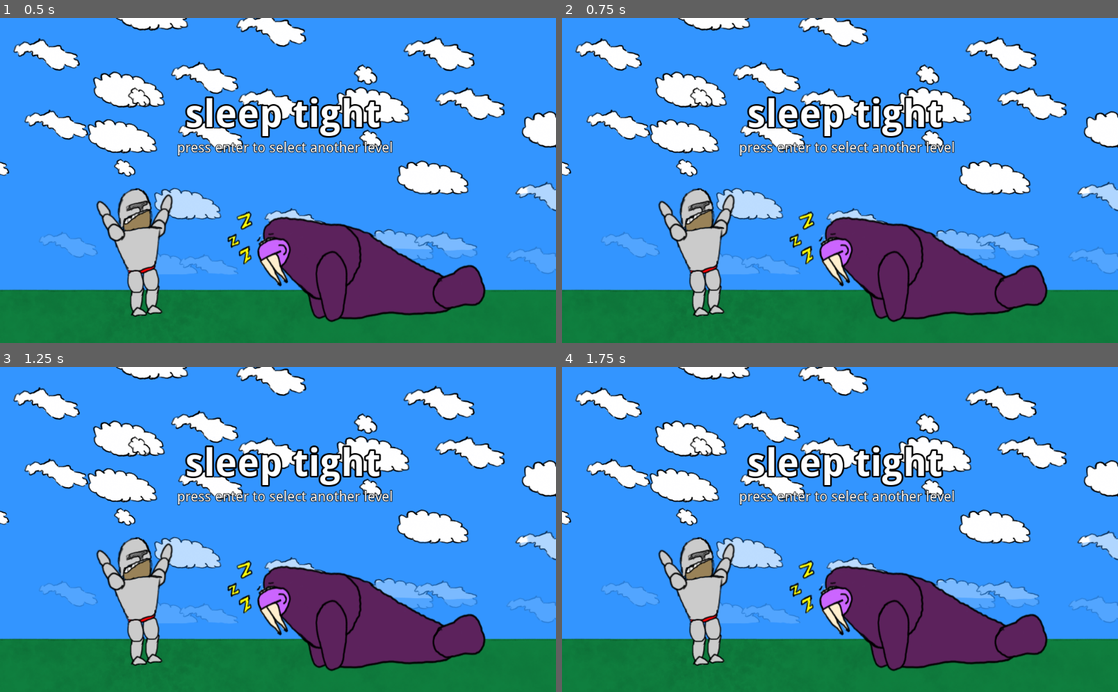
Above: before the commit, frames 1-4 (two rows, left to right).
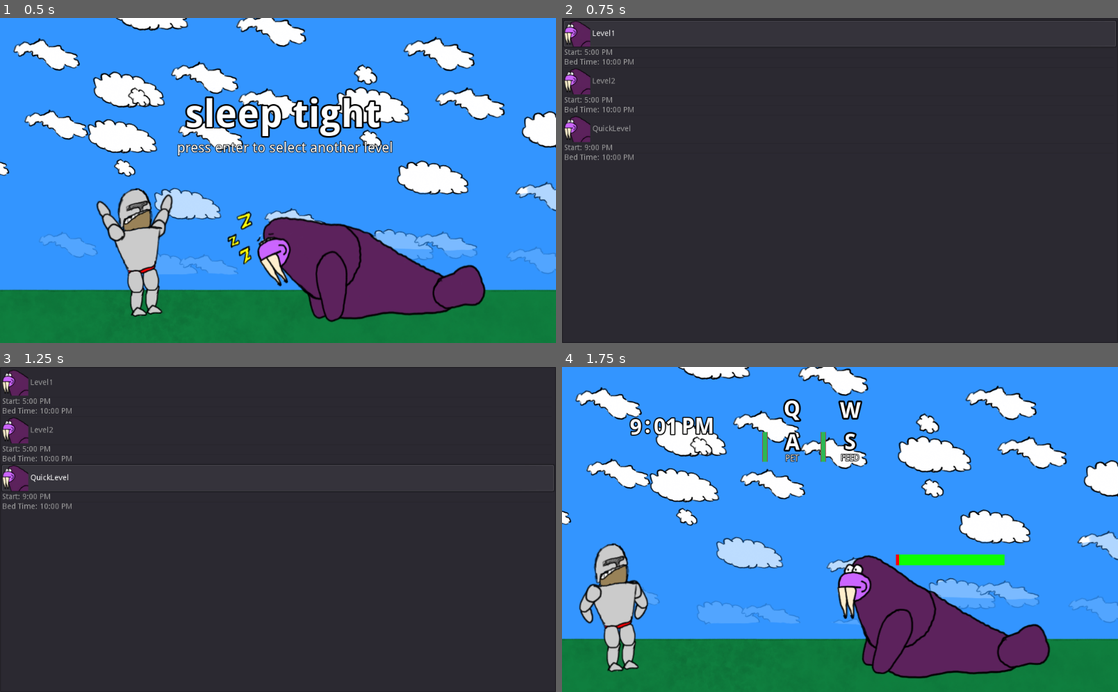
Above: after the commit, the same moments.

Repository: Wall-Dough/unstable
Game: Godot game, scene res://victory/Victory.tscn
Two runs of this game, one before a commit and one after it. Both use one fixed random seed, a clock stepped at 60 frames per second and the inputs below. This scene is started directly instead of the project's main scene.
Inputs:
- Up to frame 1 (0.5 s): no input
- Up to frame 2 (0.75 s): tap Enter (ui_accept) at 0.5 s; hold Right (move_right) from 0.53 s (still down); hold Enter (ui_accept) from 0.53 s (still down)
- Up to frame 3 (1.25 s): keep holding Right (move_right); keep holding Enter (ui_accept); tap Up (jump) at 0.77 s
- Up to frame 4 (1.75 s): release Right (move_right) at 1.28 s; release Enter (ui_accept) at 1.28 s; hold Down (ui_down) from 1.28 s (still down); tap S (give) at 1.35 s; tap Up (jump) at 1.52 s; tap Enter (ui_accept) at 1.55 s

Frame 1 is identical in both runs. In frame 2, 99% of the frame differs, in the area x 0-100%, y 0-100%; in frame 3, 99%; in frame 4, 15%.

Commit message:
Return to level select on enter in victory screen

Diff:
--- /dev/null
+++ b/victory/Victory.gd
@@ -0,0 +1,17 @@
+extends Node2D
+
+
+# Declare member variables here. Examples:
+# var a = 2
+# var b = "text"
+
+
+# Called when the node enters the scene tree for the first time.
+func _ready():
+	pass # Replace with function body.
+
+
+# Called every frame. 'delta' is the elapsed time since the previous frame.
+func _process(delta):
+	if Input.is_action_pressed("ui_accept"):
+		get_tree().change_scene("res://level_select/LevelSelect.tscn")
--- a/victory/Victory.tscn
+++ b/victory/Victory.tscn
@@ -1,10 +1,11 @@
-[gd_scene load_steps=8 format=2]
+[gd_scene load_steps=9 format=2]
 
 [ext_resource path="res://fonts/droid-sans/DroidSans-Bold.ttf" type="DynamicFontData" id=1]
 [ext_resource path="res://background/Background.tscn" type="PackedScene" id=2]
 [ext_resource path="res://images/textures.png" type="Texture" id=3]
 [ext_resource path="res://victory/victory_text.gd" type="Script" id=4]
 [ext_resource path="res://fonts/droid-sans/DroidSans.ttf" type="DynamicFontData" id=5]
+[ext_resource path="res://victory/Victory.gd" type="Script" id=6]
 
 [sub_resource type="DynamicFont" id=1]
 size = 70
@@ -19,6 +20,7 @@
 font_data = ExtResource( 5 )
 
 [node name="Victory" type="Node2D"]
+script = ExtResource( 6 )
 
 [node name="Background" parent="." instance=ExtResource( 2 )]
 
